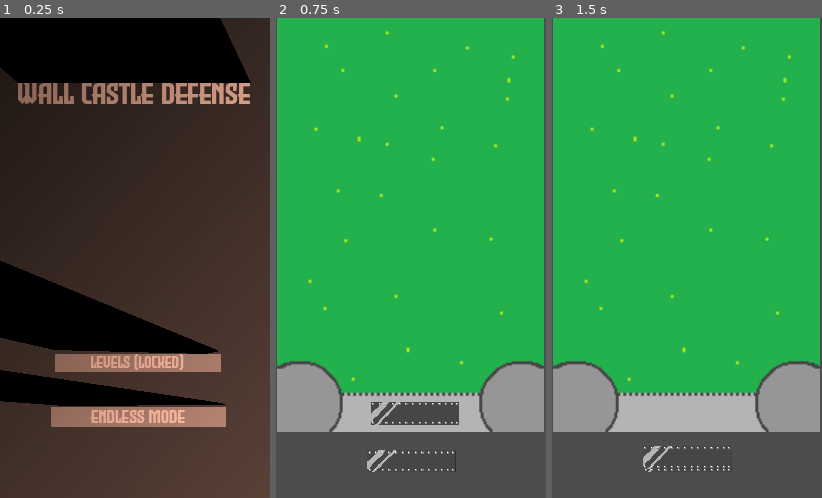
Above: before the commit, frames 1-3 (left to right).
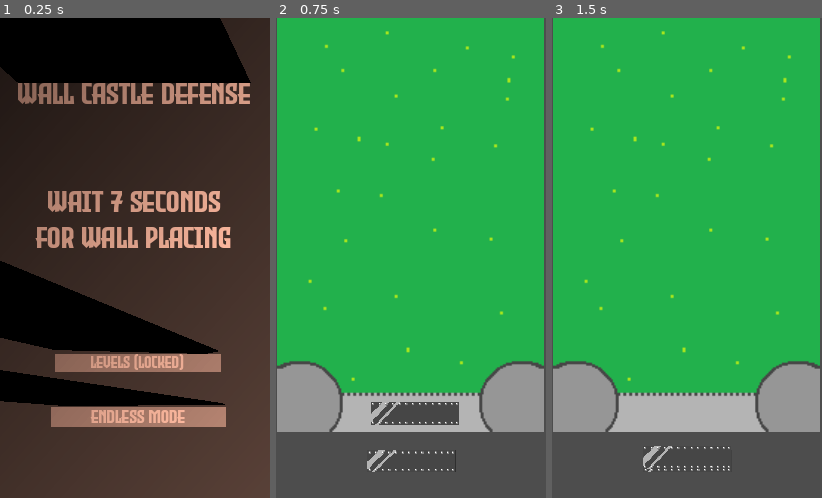
Above: after the commit, the same moments.

Repository: coolgames555/Bouncy
Game: Godot game, scene res://mainmenu.tscn
Two runs of this game, one before a commit and one after it. Both use one fixed random seed, a clock stepped at 60 frames per second and the inputs below.
Inputs (mouse positions are in pixels of both pictures, inside the frame that each line leads up to):
- Up to frame 1 (0.25 s): no input
- Up to frame 2 (0.75 s): click "Endless mode" at 0.5 s
- Up to frame 3 (1.5 s): click (687, 459) at 1.25 s

The runs differ from the first frame. In frame 1, 3.9% of the frame differs, in the area x 12-86%, y 36-48%; in frame 2, nothing differs; in frame 3, nothing differs.

Commit message:
add timeout

Diff:
--- a/bouncy/area_2d.gd
+++ b/bouncy/area_2d.gd
@@ -3,7 +3,12 @@
 var instance = 0
 var used = 0
 static var a = 1
+var b = 1
 func _physics_process(delta):
+	b += -1
+	if b == -500:
+		position.y = 50000
+
 	if x == 1:
 		position = get_global_mouse_position()
 		position.y += 70
--- a/bouncy/mainmenu.tscn
+++ b/bouncy/mainmenu.tscn
@@ -66,7 +66,11 @@
 layout_mode = 2
 theme_override_fonts/font = SubResource("FontVariation_wgsso")
 theme_override_font_sizes/font_size = 25
-text = "Wall Castle Defense"
+text = "Wall Castle Defense
+
+
+wait 7 seconds
+for wall placing"
 label_settings = SubResource("LabelSettings_loy4s")
 horizontal_alignment = 1
 vertical_alignment = 1
--- a/bouncy/node_2d.tscn
+++ b/bouncy/node_2d.tscn
@@ -305,6 +305,252 @@
 position = Vector2(41, -7157)
 
 [node name="ball90" parent="." unique_id=1576067330 groups=["ball"] instance=ExtResource("5_rj586")]
+position = Vector2(102, -7213)
+
+[node name="ball91" parent="." unique_id=843822014 groups=["ball"] instance=ExtResource("5_rj586")]
+position = Vector2(89, -698)
+
+[node name="ball92" parent="." unique_id=1400131329 groups=["ball"] instance=ExtResource("5_rj586")]
+position = Vector2(150, -754)
+
+[node name="ball93" parent="." unique_id=1614593078 groups=["ball"] instance=ExtResource("5_rj586")]
+position = Vector2(87, -876)
+
+[node name="ball94" parent="." unique_id=1689890761 groups=["ball"] instance=ExtResource("5_rj586")]
+position = Vector2(213, -952)
+
+[node name="ball95" parent="." unique_id=1289025673 groups=["ball"] instance=ExtResource("5_rj586")]
+position = Vector2(60, -983)
+
+[node name="ball96" parent="." unique_id=594530172 groups=["ball"] instance=ExtResource("5_rj586")]
+position = Vector2(247, -1107)
+
+[node name="ball97" parent="." unique_id=152976680 groups=["ball"] instance=ExtResource("5_rj586")]
+position = Vector2(152, -1365)
+
+[node name="ball98" parent="." unique_id=487082928 groups=["ball"] instance=ExtResource("5_rj586")]
+position = Vector2(112, -1160)
+
+[node name="ball99" parent="." unique_id=1609127268 groups=["ball"] instance=ExtResource("5_rj586")]
+position = Vector2(210, -1244)
+
+[node name="ball100" parent="." unique_id=1562682783 groups=["ball"] instance=ExtResource("5_rj586")]
+position = Vector2(109, -1300)
+
+[node name="ball101" parent="." unique_id=799966706 groups=["ball"] instance=ExtResource("5_rj586")]
+position = Vector2(99, -1482)
+
+[node name="ball102" parent="." unique_id=805928109 groups=["ball"] instance=ExtResource("5_rj586")]
+position = Vector2(160, -1538)
+
+[node name="ball103" parent="." unique_id=364314919 groups=["ball"] instance=ExtResource("5_rj586")]
+position = Vector2(87, -1714)
+
+[node name="ball104" parent="." unique_id=25546279 groups=["ball"] instance=ExtResource("5_rj586")]
+position = Vector2(213, -1790)
+
+[node name="ball105" parent="." unique_id=985655326 groups=["ball"] instance=ExtResource("5_rj586")]
+position = Vector2(60, -1821)
+
+[node name="ball106" parent="." unique_id=839532453 groups=["ball"] instance=ExtResource("5_rj586")]
+position = Vector2(247, -1945)
+
+[node name="ball107" parent="." unique_id=523318049 groups=["ball"] instance=ExtResource("5_rj586")]
+position = Vector2(152, -2203)
+
+[node name="ball108" parent="." unique_id=1175457314 groups=["ball"] instance=ExtResource("5_rj586")]
+position = Vector2(112, -1998)
+
+[node name="ball109" parent="." unique_id=574051204 groups=["ball"] instance=ExtResource("5_rj586")]
+position = Vector2(210, -2082)
+
+[node name="ball110" parent="." unique_id=670912545 groups=["ball"] instance=ExtResource("5_rj586")]
+position = Vector2(109, -2138)
+
+[node name="ball111" parent="." unique_id=1293279184 groups=["ball"] instance=ExtResource("5_rj586")]
+position = Vector2(99, -2320)
+
+[node name="ball112" parent="." unique_id=476728716 groups=["ball"] instance=ExtResource("5_rj586")]
+position = Vector2(160, -2376)
+
+[node name="ball113" parent="." unique_id=741289768 groups=["ball"] instance=ExtResource("5_rj586")]
+position = Vector2(96, -2568)
+
+[node name="ball114" parent="." unique_id=419553929 groups=["ball"] instance=ExtResource("5_rj586")]
+position = Vector2(222, -2644)
+
+[node name="ball115" parent="." unique_id=1141950082 groups=["ball"] instance=ExtResource("5_rj586")]
+position = Vector2(69, -2675)
+
+[node name="ball116" parent="." unique_id=675738531 groups=["ball"] instance=ExtResource("5_rj586")]
+position = Vector2(256, -2799)
+
+[node name="ball117" parent="." unique_id=416003195 groups=["ball"] instance=ExtResource("5_rj586")]
+position = Vector2(161, -3057)
+
+[node name="ball118" parent="." unique_id=367820515 groups=["ball"] instance=ExtResource("5_rj586")]
+position = Vector2(121, -2852)
+
+[node name="ball119" parent="." unique_id=366514676 groups=["ball"] instance=ExtResource("5_rj586")]
+position = Vector2(219, -2936)
+
+[node name="ball120" parent="." unique_id=1977120988 groups=["ball"] instance=ExtResource("5_rj586")]
+position = Vector2(118, -2992)
+
+[node name="ball121" parent="." unique_id=1589042053 groups=["ball"] instance=ExtResource("5_rj586")]
+position = Vector2(108, -3174)
+
+[node name="ball122" parent="." unique_id=1625425623 groups=["ball"] instance=ExtResource("5_rj586")]
+position = Vector2(169, -3230)
+
+[node name="ball123" parent="." unique_id=1672026316 groups=["ball"] instance=ExtResource("5_rj586")]
+position = Vector2(106, -3352)
+
+[node name="ball124" parent="." unique_id=942312395 groups=["ball"] instance=ExtResource("5_rj586")]
+position = Vector2(232, -3428)
+
+[node name="ball125" parent="." unique_id=1964493075 groups=["ball"] instance=ExtResource("5_rj586")]
+position = Vector2(79, -3459)
+
+[node name="ball126" parent="." unique_id=427945855 groups=["ball"] instance=ExtResource("5_rj586")]
+position = Vector2(266, -3583)
+
+[node name="ball127" parent="." unique_id=1734745662 groups=["ball"] instance=ExtResource("5_rj586")]
+position = Vector2(171, -3841)
+
+[node name="ball128" parent="." unique_id=283371601 groups=["ball"] instance=ExtResource("5_rj586")]
+position = Vector2(131, -3636)
+
+[node name="ball129" parent="." unique_id=1020348001 groups=["ball"] instance=ExtResource("5_rj586")]
+position = Vector2(229, -3720)
+
+[node name="ball130" parent="." unique_id=1938559716 groups=["ball"] instance=ExtResource("5_rj586")]
+position = Vector2(128, -3776)
+
+[node name="ball131" parent="." unique_id=505165380 groups=["ball"] instance=ExtResource("5_rj586")]
+position = Vector2(118, -3958)
+
+[node name="ball132" parent="." unique_id=1011906929 groups=["ball"] instance=ExtResource("5_rj586")]
+position = Vector2(179, -4014)
+
+[node name="ball133" parent="." unique_id=458061038 groups=["ball"] instance=ExtResource("5_rj586")]
+position = Vector2(106, -4190)
+
+[node name="ball134" parent="." unique_id=23071780 groups=["ball"] instance=ExtResource("5_rj586")]
+position = Vector2(232, -4266)
+
+[node name="ball135" parent="." unique_id=2090380782 groups=["ball"] instance=ExtResource("5_rj586")]
+position = Vector2(79, -4297)
+
+[node name="ball136" parent="." unique_id=1851439804 groups=["ball"] instance=ExtResource("5_rj586")]
+position = Vector2(266, -4421)
+
+[node name="ball137" parent="." unique_id=18034599 groups=["ball"] instance=ExtResource("5_rj586")]
+position = Vector2(171, -4679)
+
+[node name="ball138" parent="." unique_id=653150422 groups=["ball"] instance=ExtResource("5_rj586")]
+position = Vector2(131, -4474)
+
+[node name="ball139" parent="." unique_id=1236322799 groups=["ball"] instance=ExtResource("5_rj586")]
+position = Vector2(229, -4558)
+
+[node name="ball140" parent="." unique_id=562139676 groups=["ball"] instance=ExtResource("5_rj586")]
+position = Vector2(128, -4614)
+
+[node name="ball141" parent="." unique_id=1311952359 groups=["ball"] instance=ExtResource("5_rj586")]
+position = Vector2(118, -4796)
+
+[node name="ball142" parent="." unique_id=2013835809 groups=["ball"] instance=ExtResource("5_rj586")]
+position = Vector2(179, -4852)
+
+[node name="ball143" parent="." unique_id=774475132 groups=["ball"] instance=ExtResource("5_rj586")]
+position = Vector2(19, -4929)
+
+[node name="ball144" parent="." unique_id=1499402646 groups=["ball"] instance=ExtResource("5_rj586")]
+position = Vector2(145, -5005)
+
+[node name="ball145" parent="." unique_id=1609615069 groups=["ball"] instance=ExtResource("5_rj586")]
+position = Vector2(-8, -5036)
+
+[node name="ball146" parent="." unique_id=1357450902 groups=["ball"] instance=ExtResource("5_rj586")]
+position = Vector2(179, -5160)
+
+[node name="ball147" parent="." unique_id=941560729 groups=["ball"] instance=ExtResource("5_rj586")]
+position = Vector2(84, -5418)
+
+[node name="ball148" parent="." unique_id=907164022 groups=["ball"] instance=ExtResource("5_rj586")]
+position = Vector2(44, -5213)
+
+[node name="ball149" parent="." unique_id=583361006 groups=["ball"] instance=ExtResource("5_rj586")]
+position = Vector2(142, -5297)
+
+[node name="ball150" parent="." unique_id=2022133935 groups=["ball"] instance=ExtResource("5_rj586")]
+position = Vector2(41, -5353)
+
+[node name="ball151" parent="." unique_id=1173121948 groups=["ball"] instance=ExtResource("5_rj586")]
+position = Vector2(31, -5535)
+
+[node name="ball152" parent="." unique_id=1737365772 groups=["ball"] instance=ExtResource("5_rj586")]
+position = Vector2(92, -5591)
+
+[node name="ball153" parent="." unique_id=595012770 groups=["ball"] instance=ExtResource("5_rj586")]
+position = Vector2(29, -5713)
+
+[node name="ball154" parent="." unique_id=1855315192 groups=["ball"] instance=ExtResource("5_rj586")]
+position = Vector2(155, -5789)
+
+[node name="ball155" parent="." unique_id=779575125 groups=["ball"] instance=ExtResource("5_rj586")]
+position = Vector2(2, -5820)
+
+[node name="ball156" parent="." unique_id=881140579 groups=["ball"] instance=ExtResource("5_rj586")]
+position = Vector2(189, -5944)
+
+[node name="ball157" parent="." unique_id=903091767 groups=["ball"] instance=ExtResource("5_rj586")]
+position = Vector2(94, -6202)
+
+[node name="ball158" parent="." unique_id=1781684602 groups=["ball"] instance=ExtResource("5_rj586")]
+position = Vector2(54, -5997)
+
+[node name="ball159" parent="." unique_id=1379010094 groups=["ball"] instance=ExtResource("5_rj586")]
+position = Vector2(152, -6081)
+
+[node name="ball160" parent="." unique_id=2053518457 groups=["ball"] instance=ExtResource("5_rj586")]
+position = Vector2(51, -6137)
+
+[node name="ball161" parent="." unique_id=435284087 groups=["ball"] instance=ExtResource("5_rj586")]
+position = Vector2(41, -6319)
+
+[node name="ball162" parent="." unique_id=749638517 groups=["ball"] instance=ExtResource("5_rj586")]
+position = Vector2(102, -6375)
+
+[node name="ball163" parent="." unique_id=1045795820 groups=["ball"] instance=ExtResource("5_rj586")]
+position = Vector2(29, -6551)
+
+[node name="ball164" parent="." unique_id=272907559 groups=["ball"] instance=ExtResource("5_rj586")]
+position = Vector2(155, -6627)
+
+[node name="ball165" parent="." unique_id=967710601 groups=["ball"] instance=ExtResource("5_rj586")]
+position = Vector2(2, -6658)
+
+[node name="ball166" parent="." unique_id=457539917 groups=["ball"] instance=ExtResource("5_rj586")]
+position = Vector2(189, -6782)
+
+[node name="ball167" parent="." unique_id=1975464593 groups=["ball"] instance=ExtResource("5_rj586")]
+position = Vector2(94, -7040)
+
+[node name="ball168" parent="." unique_id=152545129 groups=["ball"] instance=ExtResource("5_rj586")]
+position = Vector2(54, -6835)
+
+[node name="ball169" parent="." unique_id=774101149 groups=["ball"] instance=ExtResource("5_rj586")]
+position = Vector2(152, -6919)
+
+[node name="ball170" parent="." unique_id=1479617085 groups=["ball"] instance=ExtResource("5_rj586")]
+position = Vector2(51, -6975)
+
+[node name="ball171" parent="." unique_id=1517334182 groups=["ball"] instance=ExtResource("5_rj586")]
+position = Vector2(41, -7157)
+
+[node name="ball172" parent="." unique_id=1959587052 groups=["ball"] instance=ExtResource("5_rj586")]
 position = Vector2(102, -7213)
 
 [node name="arrow" type="Area2D" parent="." unique_id=189258396]
@@ -424,4 +670,86 @@
 [connection signal="area_entered" from="ball88" to="ball88" method="_on_area_entered"]
 [connection signal="area_entered" from="ball89" to="ball89" method="_on_area_entered"]
 [connection signal="area_entered" from="ball90" to="ball90" method="_on_area_entered"]
+[connection signal="area_entered" from="ball91" to="ball91" method="_on_area_entered"]
+[connection signal="area_entered" from="ball92" to="ball92" method="_on_area_entered"]
+[connection signal="area_entered" from="ball93" to="ball93" method="_on_area_entered"]
+[connection signal="area_entered" from="ball94" to="ball94" method="_on_area_entered"]
+[connection signal="area_entered" from="ball95" to="ball95" method="_on_area_entered"]
+[connection signal="area_entered" from="ball96" to="ball96" method="_on_area_entered"]
+[connection signal="area_entered" from="ball97" to="ball97" method="_on_area_entered"]
+[connection signal="area_entered" from="ball98" to="ball98" method="_on_area_entered"]
+[connection signal="area_entered" from="ball99" to="ball99" method="_on_area_entered"]
+[connection signal="area_entered" from="ball100" to="ball100" method="_on_area_entered"]
+[connection signal="area_entered" from="ball101" to="ball101" method="_on_area_entered"]
+[connection signal="area_entered" from="ball102" to="ball102" method="_on_area_entered"]
+[connection signal="area_entered" from="ball103" to="ball103" method="_on_area_entered"]
+[connection signal="area_entered" from="ball104" to="ball104" method="_on_area_entered"]
+[connection signal="area_entered" from="ball105" to="ball105" method="_on_area_entered"]
+[connection signal="area_entered" from="ball106" to="ball106" method="_on_area_entered"]
+[connection signal="area_entered" from="ball107" to="ball107" method="_on_area_entered"]
+[connection signal="area_entered" from="ball108" to="ball108" method="_on_area_entered"]
+[connection signal="area_entered" from="ball109" to="ball109" method="_on_area_entered"]
+[connection signal="area_entered" from="ball110" to="ball110" method="_on_area_entered"]
+[connection signal="area_entered" from="ball111" to="ball111" method="_on_area_entered"]
+[connection signal="area_entered" from="ball112" to="ball112" method="_on_area_entered"]
+[connection signal="area_entered" from="ball113" to="ball113" method="_on_area_entered"]
+[connection signal="area_entered" from="ball114" to="ball114" method="_on_area_entered"]
+[connection signal="area_entered" from="ball115" to="ball115" method="_on_area_entered"]
+[connection signal="area_entered" from="ball116" to="ball116" method="_on_area_entered"]
+[connection signal="area_entered" from="ball117" to="ball117" method="_on_area_entered"]
+[connection signal="area_entered" from="ball118" to="ball118" method="_on_area_entered"]
+[connection signal="area_entered" from="ball119" to="ball119" method="_on_area_entered"]
+[connection signal="area_entered" from="ball120" to="ball120" method="_on_area_entered"]
+[connection signal="area_entered" from="ball121" to="ball121" method="_on_area_entered"]
+[connection signal="area_entered" from="ball122" to="ball122" method="_on_area_entered"]
+[connection signal="area_entered" from="ball123" to="ball123" method="_on_area_entered"]
+[connection signal="area_entered" from="ball124" to="ball124" method="_on_area_entered"]
+[connection signal="area_entered" from="ball125" to="ball125" method="_on_area_entered"]
+[connection signal="area_entered" from="ball126" to="ball126" method="_on_area_entered"]
+[connection signal="area_entered" from="ball127" to="ball127" method="_on_area_entered"]
+[connection signal="area_entered" from="ball128" to="ball128" method="_on_area_entered"]
+[connection signal="area_entered" from="ball129" to="ball129" method="_on_area_entered"]
+[connection signal="area_entered" from="ball130" to="ball130" method="_on_area_entered"]
+[connection signal="area_entered" from="ball131" to="ball131" method="_on_area_entered"]
+[connection signal="area_entered" from="ball132" to="ball132" method="_on_area_entered"]
+[connection signal="area_entered" from="ball133" to="ball133" method="_on_area_entered"]
+[connection signal="area_entered" from="ball134" to="ball134" method="_on_area_entered"]
+[connection signal="area_entered" from="ball135" to="ball135" method="_on_area_entered"]
+[connection signal="area_entered" from="ball136" to="ball136" method="_on_area_entered"]
+[connection signal="area_entered" from="ball137" to="ball137" method="_on_area_entered"]
+[connection signal="area_entered" from="ball138" to="ball138" method="_on_area_entered"]
+[connection signal="area_entered" from="ball139" to="ball139" method="_on_area_entered"]
+[connection signal="area_entered" from="ball140" to="ball140" method="_on_area_entered"]
+[connection signal="area_entered" from="ball141" to="ball141" method="_on_area_entered"]
+[connection signal="area_entered" from="ball142" to="ball142" method="_on_area_entered"]
+[connection signal="area_entered" from="ball143" to="ball143" method="_on_area_entered"]
+[connection signal="area_entered" from="ball144" to="ball144" method="_on_area_entered"]
+[connection signal="area_entered" from="ball145" to="ball145" method="_on_area_entered"]
+[connection signal="area_entered" from="ball146" to="ball146" method="_on_area_entered"]
+[connection signal="area_entered" from="ball147" to="ball147" method="_on_area_entered"]
+[connection signal="area_entered" from="ball148" to="ball148" method="_on_area_entered"]
+[connection signal="area_entered" from="ball149" to="ball149" method="_on_area_entered"]
+[connection signal="area_entered" from="ball150" to="ball150" method="_on_area_entered"]
+[connection signal="area_entered" from="ball151" to="ball151" method="_on_area_entered"]
+[connection signal="area_entered" from="ball152" to="ball152" method="_on_area_entered"]
+[connection signal="area_entered" from="ball153" to="ball153" method="_on_area_entered"]
+[connection signal="area_entered" from="ball154" to="ball154" method="_on_area_entered"]
+[connection signal="area_entered" from="ball155" to="ball155" method="_on_area_entered"]
+[connection signal="area_entered" from="ball156" to="ball156" method="_on_area_entered"]
+[connection signal="area_entered" from="ball157" to="ball157" method="_on_area_entered"]
+[connection signal="area_entered" from="ball158" to="ball158" method="_on_area_entered"]
+[connection signal="area_entered" from="ball159" to="ball159" method="_on_area_entered"]
+[connection signal="area_entered" from="ball160" to="ball160" method="_on_area_entered"]
+[connection signal="area_entered" from="ball161" to="ball161" method="_on_area_entered"]
+[connection signal="area_entered" from="ball162" to="ball162" method="_on_area_entered"]
+[connection signal="area_entered" from="ball163" to="ball163" method="_on_area_entered"]
+[connection signal="area_entered" from="ball164" to="ball164" method="_on_area_entered"]
+[connection signal="area_entered" from="ball165" to="ball165" method="_on_area_entered"]
+[connection signal="area_entered" from="ball166" to="ball166" method="_on_area_entered"]
+[connection signal="area_entered" from="ball167" to="ball167" method="_on_area_entered"]
+[connection signal="area_entered" from="ball168" to="ball168" method="_on_area_entered"]
+[connection signal="area_entered" from="ball169" to="ball169" method="_on_area_entered"]
+[connection signal="area_entered" from="ball170" to="ball170" method="_on_area_entered"]
+[connection signal="area_entered" from="ball171" to="ball171" method="_on_area_entered"]
+[connection signal="area_entered" from="ball172" to="ball172" method="_on_area_entered"]
 [connection signal="area_entered" from="wall" to="ball" method="_on_wall_area_entered"]
